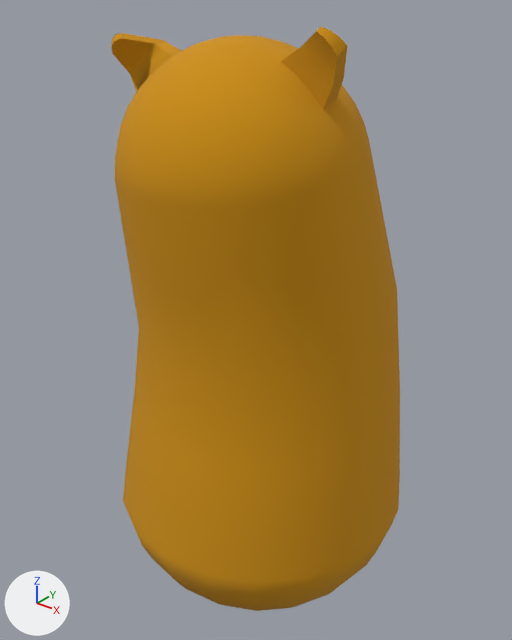
A saved change to the FBX model ArtAssets/Environment/SM_WoobleToy.fbx.
The view is the same before and after, from a 50 mm camera at (1.256, -1.601, 1.963) aimed at (-0.034, 0.012, 0.964). Every picture has the same lights, and +X, +Y and +Z are marked at lower left. The first picture is the older version. Where no turn or scale is listed for an object, it has been applied to the vertices. Vertices at exactly the same position are counted once.

In view in the first picture: 'SM_WoobleToy'.
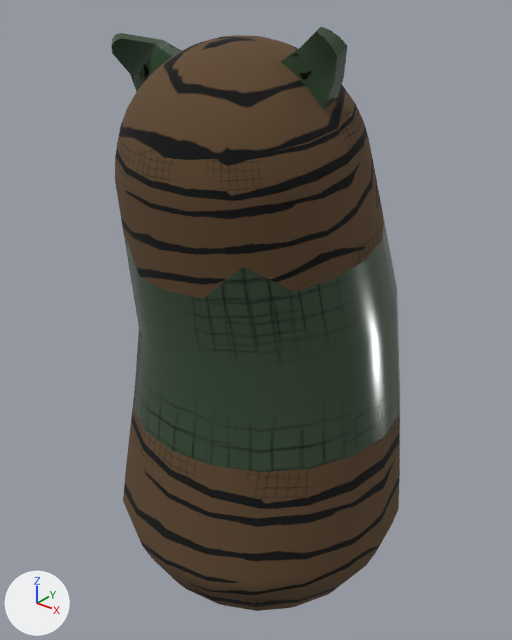
Diff of the bpy script that builds the scene:
```diff
--- a/ArtAssets/Environment/SM_WoobleToy.fbx.py
+++ b/ArtAssets/Environment/SM_WoobleToy.fbx.py
@@ img_t_roomtrimsheet_diffuse_png @@
+img_t_roomtrimsheet_diffuse_png = load_image('T_RoomTrimSheet_Diffuse.png', '../Textures/T_RoomTrimSheet_Diffuse.png', 1024, 1024, 'sRGB')
@@ img_t_woodtrimsheet_diffuse_png @@
+img_t_woodtrimsheet_diffuse_png = load_image('T_WoodTrimSheet_Diffuse.png', '../Textures/T_WoodTrimSheet_Diffuse.png', 1024, 1024, 'sRGB')
@@ mat_roomtrimsheet @@
+mat_roomtrimsheet = principled_material('RoomTrimSheet')
+mat_roomtrimsheet.texture = img_t_roomtrimsheet_diffuse_png
+mat_roomtrimsheet.roughness = 0.2
@@ mat_trimsheet_wood @@
+mat_trimsheet_wood = principled_material('TrimSheet_Wood')
+mat_trimsheet_wood.texture = img_t_woodtrimsheet_diffuse_png
+mat_trimsheet_wood.roughness = 1.0
@@ me_mesh @@
 me_mesh.from_pydata(...)  # 462 vertices, 478 faces; spans x -0.49..0.49, y -0.49..0.49, z -0.06..1.86
 # used by ob_sm_woobletoy; location = (0.0, 0.0, 0.0)
+# me_mesh part 1: 20 of the faces centred in x -0.42..0.42, y -0.39..0.44, z 0.84..0.91 switch from mat_trimsheet (orange #ce9000) to mat_roomtrimsheet (picture img_t_roomtrimsheet_diffuse_png)
+# me_mesh part 2: 20 of the faces centred in x -0.38..0.38, y -0.39..0.37, z 1.1..1.23 switch from mat_trimsheet (orange #ce9000) to mat_roomtrimsheet (picture img_t_roomtrimsheet_diffuse_png)
+# me_mesh part 3: 19 of the faces centred in x -0.31..-0.18, y -0.27..-0.14, z 1.7..1.82 switch from mat_trimsheet (orange #ce9000) to mat_roomtrimsheet (picture img_t_roomtrimsheet_diffuse_png)
+# me_mesh part 4: 19 of the faces centred in x 0.19..0.34, y -0.16..-0.07, z 1.7..1.85 switch from mat_trimsheet (orange #ce9000) to mat_roomtrimsheet (picture img_t_roomtrimsheet_diffuse_png)
+# me_mesh part 5: 200 of the faces centred in x -0.47..0.47, y -0.47..0.47, z -0.05..0.53 switch from mat_trimsheet (orange #ce9000) to mat_trimsheet_wood (picture img_t_woodtrimsheet_diffuse_png)
+# me_mesh part 6: 200 of the faces centred in x -0.36..0.36, y -0.43..0.28, z 1.34..1.82 switch from mat_trimsheet (orange #ce9000) to mat_trimsheet_wood (picture img_t_woodtrimsheet_diffuse_png)
+# me_mesh part 7: texture (UV) coordinates of 478 of 478 faces, centred in x -0.47..0.47, y -0.47..0.47, z -0.05..1.85, changed; they spanned u 0.0..0.73, v 0.0..0.26 and now span u 0.0..1.0, v 0.03..0.89
```

Pixel boxes [x1, y1, x2, y2] of what changed, in the pictures (512 x 640 px):
'SM_WoobleToy', recoloured, surface changed (darker)
    both: [111, 27, 400, 611]
part 1 of me_mesh, recoloured (darker)
    both: [133, 298, 400, 472]
part 2 of me_mesh, recoloured (darker)
    both: [123, 222, 397, 379]
part 3 of me_mesh, recoloured (orange to black)
    both: [111, 33, 182, 92]
part 4 of me_mesh, recoloured (orange to black)
    both: [281, 27, 347, 110]
part 5 of me_mesh, recoloured (orange to brown)
    both: [123, 390, 400, 611]
part 6 of me_mesh, recoloured (orange to brown)
    both: [115, 35, 384, 298]
part 7 of me_mesh, surface changed (darker)
    both: [111, 27, 400, 611]
